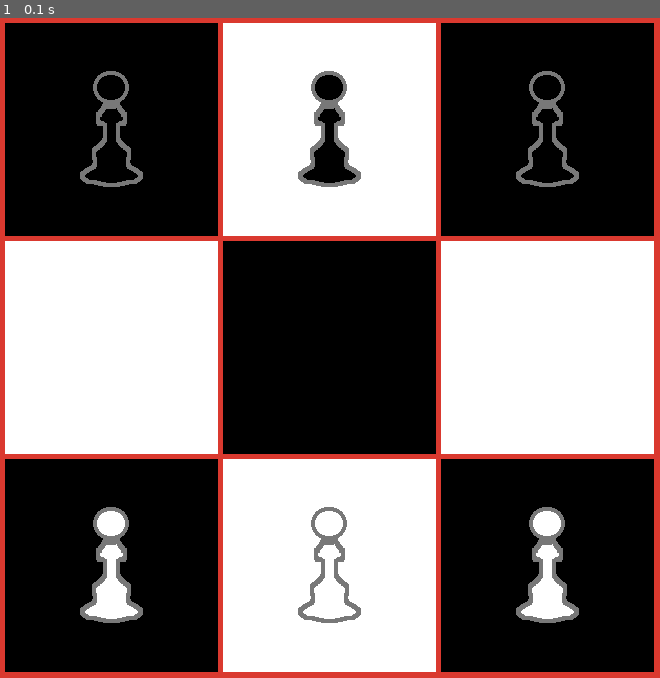
Above: before the commit, frame 1.
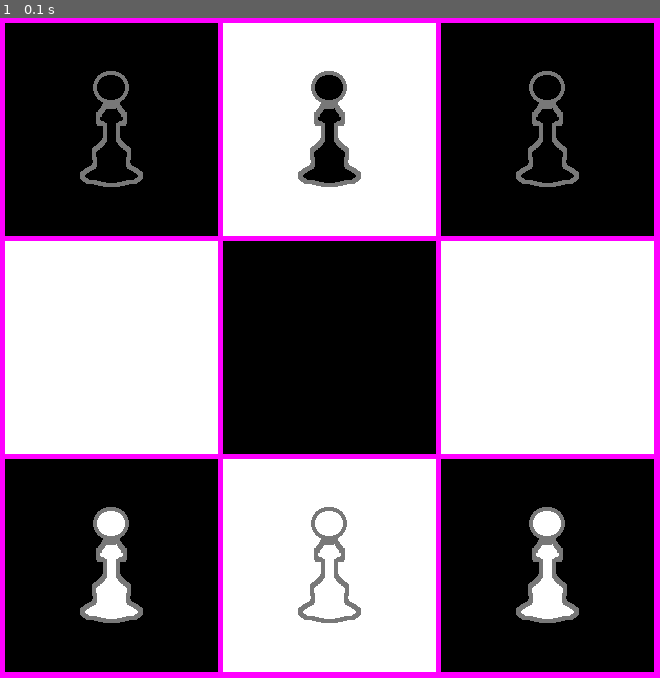
Above: after the commit, the same moment.

Repository: bryan-souza/HexaPawn
Game: pygame game, started from HexaPawn.py
Same seed, same stepped clock (60 frames per second), same inputs: the game is played once before the commit and once after it.
Inputs:
- Up to frame 1 (0.1 s): no input

The runs differ from the first frame. In frame 1, 6.3% of the frame differs, in the area x 0-100%, y 0-100%.

Commit message:
HexaPawn.py modificado

Diff:
--- a/HexaPawn.py
+++ b/HexaPawn.py
@@ -11,7 +11,7 @@
 
 	screen = pygame.display.set_mode((660, 660)) # Criar tela de 660x660
 	background = pygame.Surface(screen.get_size()) # Criar um plano e nomear como BKG
-	background.fill((randint(0, 255), randint(0, 255), randint(0, 255))) # Preencher o fundo com uma cor aleatoria
+	background.fill((255, 0, 255)) # Preencher o fundo com uma cor aleatoria
 	background = background.convert() # Converter o objeto para otimizar o jogo
 
 	# TABULEIRO
